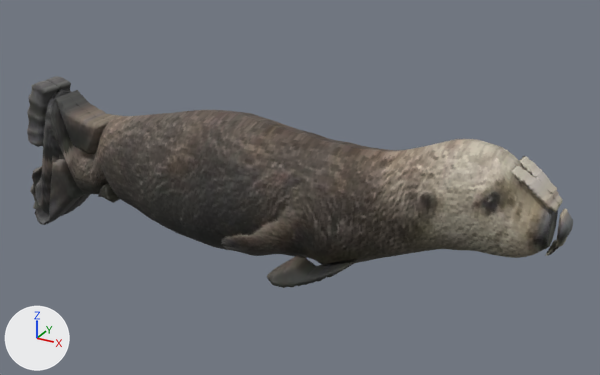
The glTF model public/aqua/models/fish/juv_sea_otter.glb as it was, and as the next commit left it.
Rendered twice from a 50 mm camera at (6143.829, -2.098, 1.105) aimed at (6142.631, 0.08, 0.016). Lighting does not change. The marker at lower left points along +X, +Y and +Z. The picture after the commit comes second. Vertices at exactly the same position are counted once.

Names of what the first picture shows: 'juv_sea_otter'.
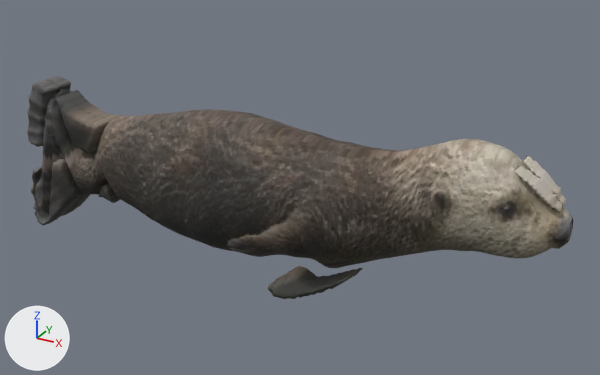
What differs and where, as boxes [x1, y1, x2, y2] in the pictures (600 x 375 px; the box of a moved part takes in the faces that stretch with it):
'juv_sea_otter', reshaped: before [27, 76, 573, 288]; after [27, 76, 573, 299]
part 1 of me_juv_sea_otter, moved or reshaped: before [267, 156, 573, 288]; after [268, 156, 573, 299]
part 2 of me_juv_sea_otter, surface changed: [231, 121, 541, 265] in both

Edits to the bpy script that builds the scene:
```text
Change me_juv_sea_otter:
    used by ob_juv_sea_otter; location = (0.0, 0.0, 0.0)
    remove me_juv_sea_otter.from_pydata(...)  # 3067 vertices, 6100 faces; spans x 6141.5..6143.5, y -0.21..0.21, z -0.31..0.31
    add me_juv_sea_otter.from_pydata(...)  # 3123 vertices, 6220 faces; spans x 6141.5..6143.5, y -0.24..0.24, z -0.31..0.31
    me_juv_sea_otter part 1: 516 vertices moved from x 6142.69..6143.49, y -0.18..0.18, z -0.18..0.31 to x 6142.69..6143.5, y -0.21..0.17, z -0.18..0.31; 347 vertices removed from x 6142.67..6143.5, y -0.21..0.21, z -0.18..0.27; 347 vertices added at x 6142.69..6143.5, y -0.24..0.24, z -0.2..0.27
    me_juv_sea_otter part 2: 1467 kept faces spanning x 6141.55..6143.48, y -0.19..0.19, z -0.25..0.31 get new texture (UV) coordinates
    other edits to the shape of me_juv_sea_otter do not show in these pictures
```
